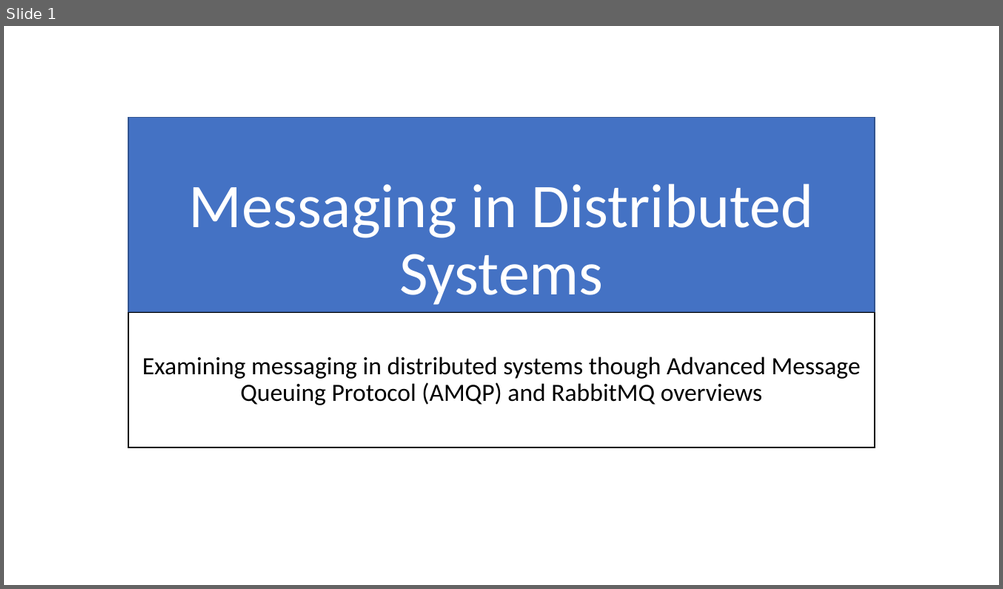
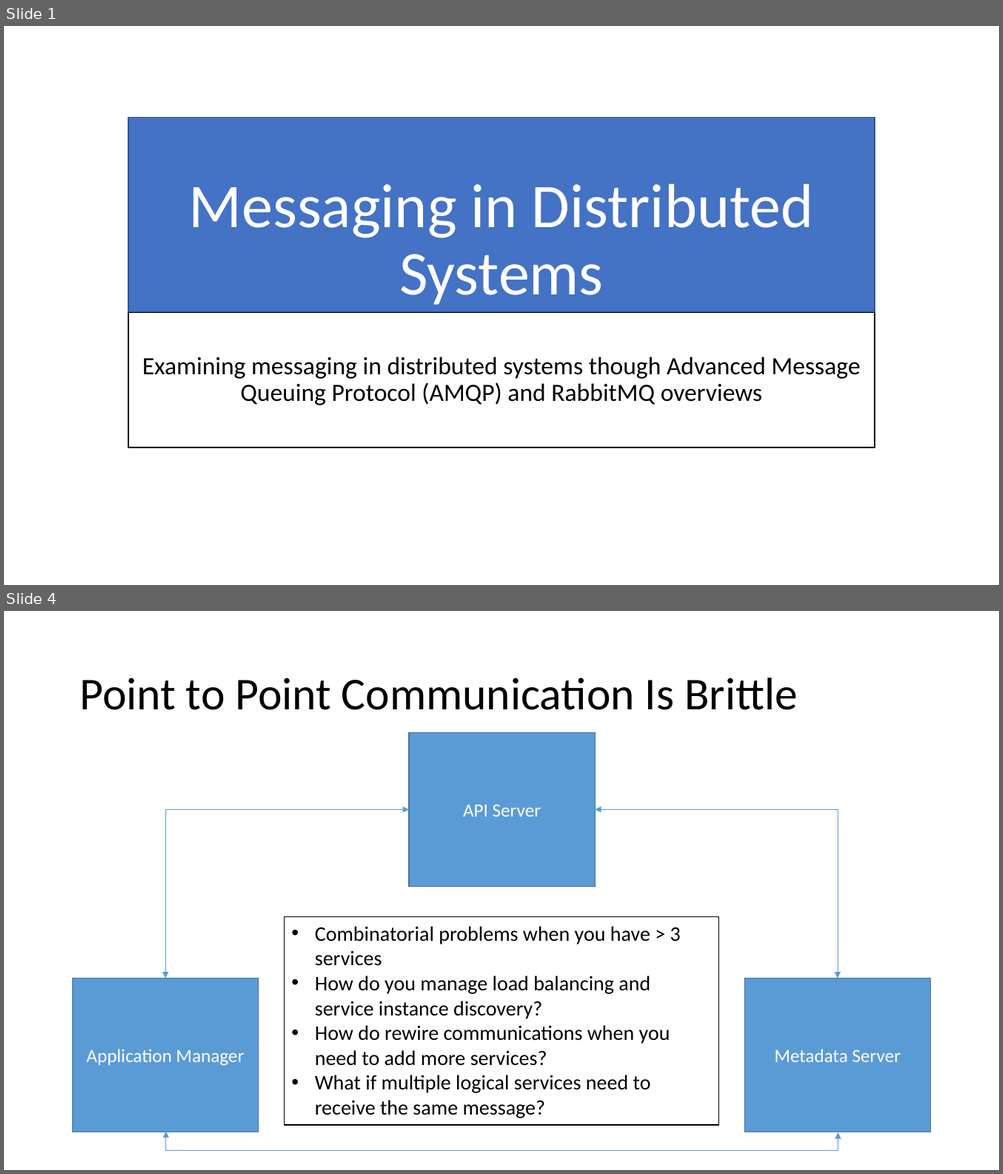
Before and after one commit to airavata-courses/airavata-courses.github.io, a slide deck: slides/CS649-Fall2017-MessagingAndMicroservices.pptx. Shown one above the other, each under a label of ours: slide 1 before the commit, slides 1 and 4 after it; the slides between them are not shown. The pictures are 1003x589 and 1003x1174 pixels, drawn with LibreOffice and Linux fonts; fonts in the diff are those of the drawing. Boxes give left, top, right and bottom in pixels: in the first picture for what was removed or moved away, otherwise in the second. Text is boxed around its words. In the diff, an @@ line names an element or a change of style, - is before the commit and + after.

```diff
--- a/slides/CS649-Fall2017-MessagingAndMicroservices.pptx
+++ b/slides/CS649-Fall2017-MessagingAndMicroservices.pptx
@@ slide 4 added at (4, 611, 999, 1170), background #FFFFFF @@
@@ title added at (79, 678, 797, 710), 44 pt, text #000000 @@
+Point to Point Communication Is Brittle
@@ rectangle added at (409, 732, 595, 886), fill #5B9BD5, outline #43739E 1 pt, 18 pt, text #FFFFFF @@
+API Server
@@ elbow double arrow added from (409, 809) to (165, 979), #5B9BD5 0.5 pt @@
@@ elbow double arrow added from (595, 809) to (837, 979), #5B9BD5 0.5 pt @@
@@ rectangle added at (284, 917, 718, 1125), fill #FFFFFF, outline #000000 1 pt, 20 pt, text #000000 @@
+• Combinatorial problems when you have > 3 services
+• How do you manage load balancing and service instance discovery?
+• How do rewire communications when you need to add more services?
+• What if multiple logical services need to receive the same message?
@@ rectangle added at (73, 979, 259, 1133), fill #5B9BD5, outline #43739E 1 pt, 18 pt, text #FFFFFF @@
+Application Manager
@@ rectangle added at (744, 979, 930, 1133), fill #5B9BD5, outline #43739E 1 pt, 18 pt, text #FFFFFF @@
+Metadata Server
@@ elbow double arrow added from (166, 1132) to (838, 1133), #5B9BD5 0.5 pt @@
```
Also in this commit, not shown: 5 slides changed, 3 other slides added, 1 slide removed, 1 other file.
